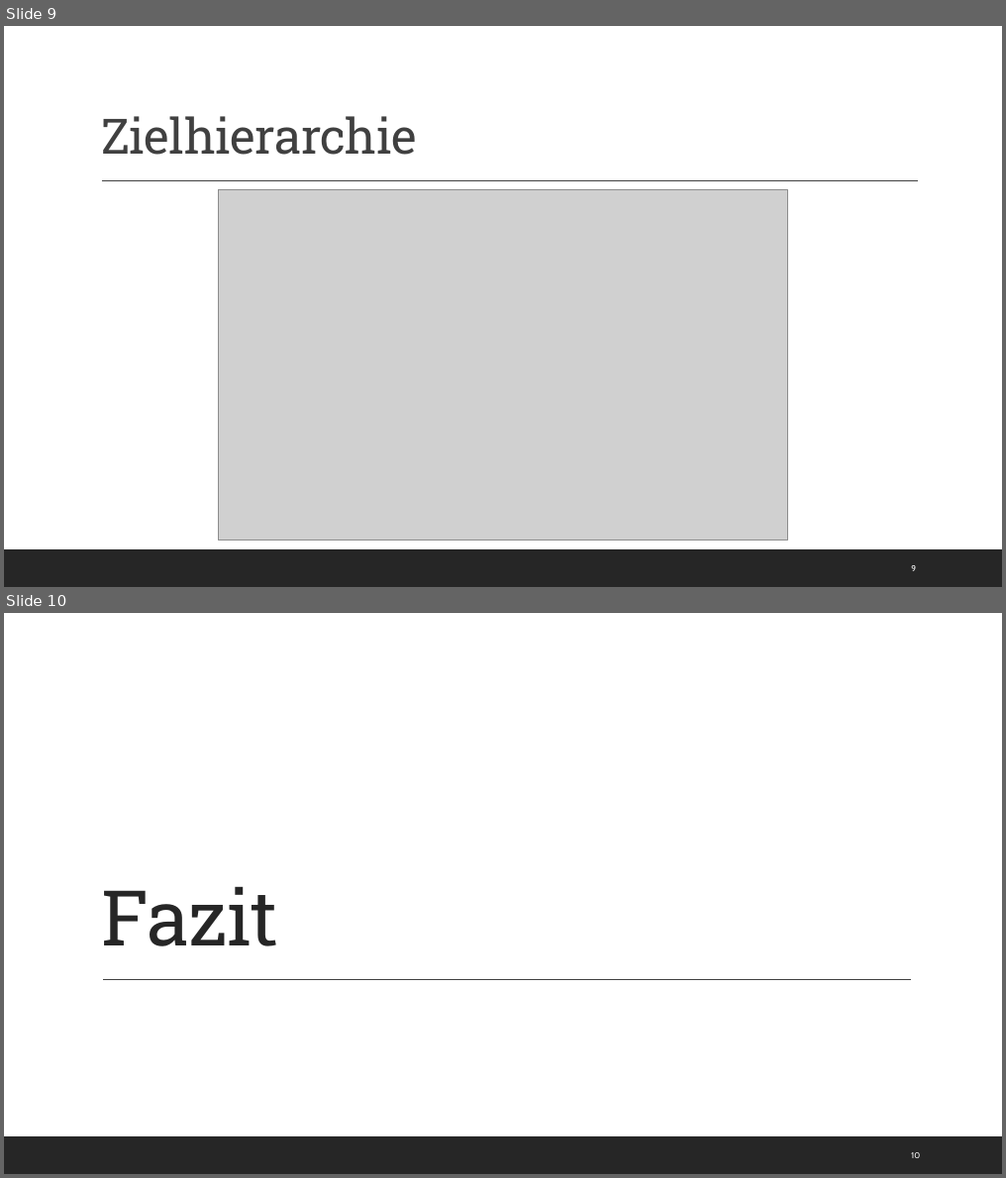
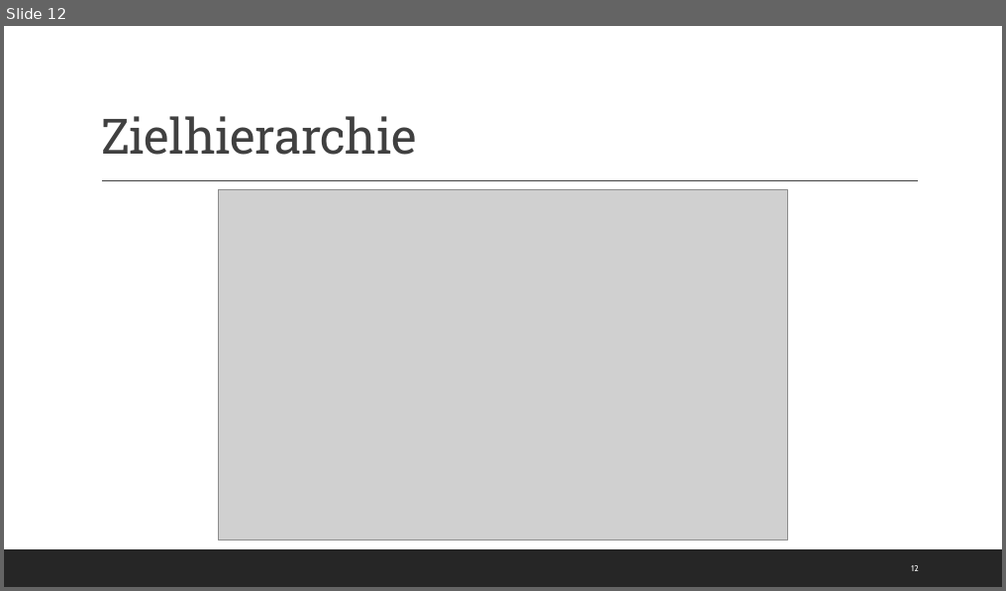
Before and after one commit to Kplacken/EPWS2020SerttasPlackenhohn, a slide deck: Audits/Audit 4/WS2020_SerttasPlackenhohn_Audit4.pptx. Shown one above the other, each under a label of ours: slides 9 and 10 before the commit, slide 12 after it. The pictures are 1006x1178 and 1006x591 pixels, drawn with LibreOffice and Linux fonts; fonts in the diff are those of the drawing; grey boxes stand for pictures. Boxes give left, top, right and bottom in pixels: in the first picture for what was removed or moved away, otherwise in the second. Text is boxed around its words. In the diff, an @@ line names an element or a change of style, - is before the commit and + after.

```diff
--- a/Audits/Audit 4/WS2020_SerttasPlackenhohn_Audit4.pptx
+++ b/Audits/Audit 4/WS2020_SerttasPlackenhohn_Audit4.pptx
@@ slide 10 removed at (4, 613, 1002, 1174), background #FFFFFF; not listed: 1 template element that a slide beside it also shows @@
@@ title removed at (101, 886, 278, 947) @@
-Fazit
@@ line removed from (103, 980) to (912, 980) @@
@@ page number removed at (911, 1153, 920, 1158) @@
-10
@@ what was slide 9 is now slide 12 @@
@@ page number at (911, 566, 918, 571): text changed @@
-9
+12
```
Also in this commit, not shown: 3 slides changed, 3 slides added.
